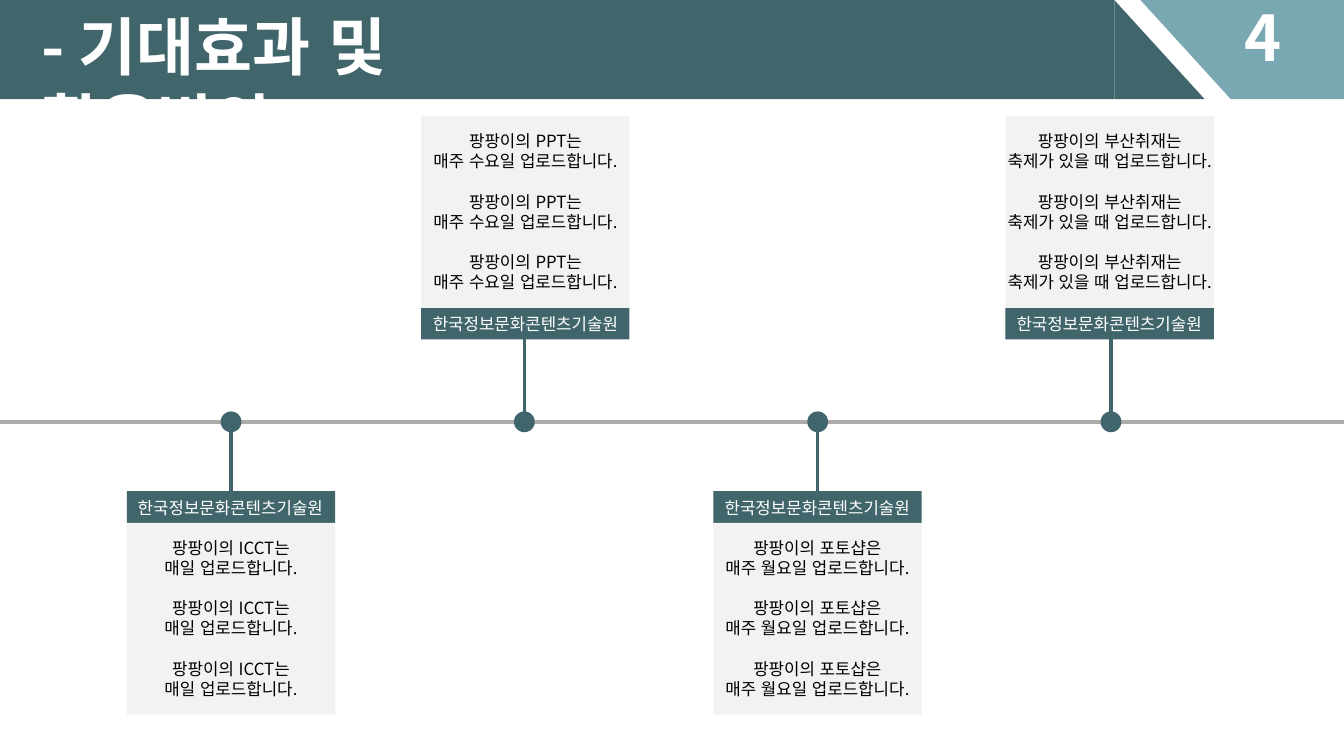
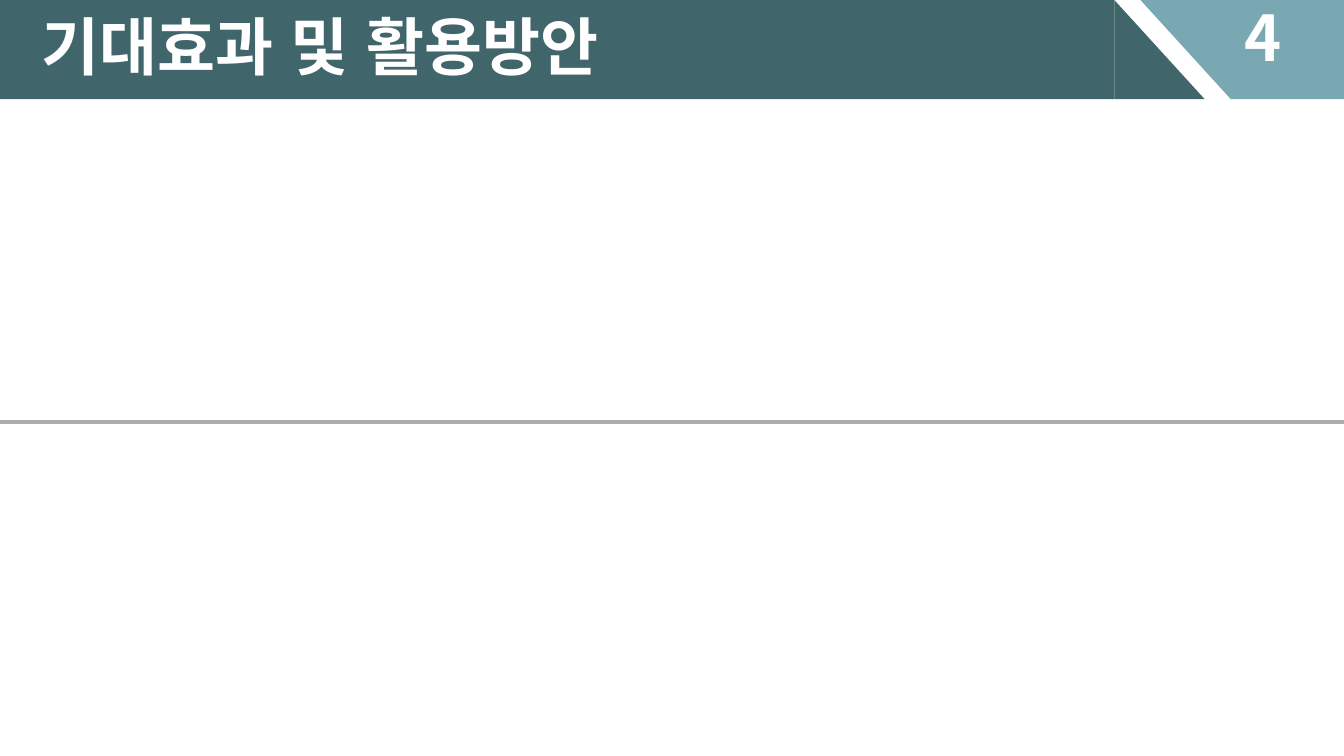
Before and after one commit to NetopiaAssistant/20191-Software-Team-02, a slide deck: slide 7 of 제안서 피피티.pptx. Drawn at 1344x756 pixels with LibreOffice and Linux fonts; fonts in the diff are those of the drawing. Boxes give left, top, right and bottom in pixels: in the first picture for what was removed or moved away, otherwise in the second. Text is boxed around its words. In the diff, an @@ line names an element or a change of style, - is before the commit and + after.

```diff
--- a/제안서 피피티.pptx
+++ b/제안서 피피티.pptx
@@ text at (x1=41, y1=16, x2=598, y2=76): text changed @@
-- 기대효과 및 활용방안
+기대효과 및 활용방안
@@ rectangle removed at (x1=421, y1=116, x2=630, y2=308) @@
@@ rectangle removed at (x1=1006, y1=116, x2=1215, y2=308) @@
@@ text removed at (x1=433, y1=133, x2=618, y2=290) @@
-팡팡이의 PPT는
-매주 수요일 업로드합니다.
-팡팡이의 PPT는
-매주 수요일 업로드합니다.
-팡팡이의 PPT는
-매주 수요일 업로드합니다.
@@ text removed at (x1=1008, y1=133, x2=1212, y2=290) @@
-팡팡이의 부산취재는
-축제가 있을 때 업로드합니다.
-팡팡이의 부산취재는
-축제가 있을 때 업로드합니다.
-팡팡이의 부산취재는
-축제가 있을 때 업로드합니다.
@@ rectangle removed at (x1=421, y1=308, x2=630, y2=339) @@
@@ text removed at (x1=433, y1=316, x2=618, y2=332) @@
-한국정보문화콘텐츠기술원
@@ rectangle removed at (x1=1006, y1=308, x2=1215, y2=339) @@
@@ text removed at (x1=1017, y1=316, x2=1202, y2=332) @@
-한국정보문화콘텐츠기술원
@@ line removed from (524, 336) to (524, 421) @@
@@ line removed from (1111, 336) to (1111, 421) @@
@@ ellipse removed at (x1=221, y1=411, x2=242, y2=433) @@
@@ ellipse removed at (x1=514, y1=411, x2=535, y2=433) @@
@@ ellipse removed at (x1=808, y1=411, x2=829, y2=433) @@
@@ ellipse removed at (x1=1101, y1=411, x2=1122, y2=433) @@
@@ line removed from (231, 421) to (231, 507) @@
@@ line removed from (818, 421) to (818, 507) @@
@@ rectangle removed at (x1=127, y1=491, x2=336, y2=522) @@
@@ text removed at (x1=138, y1=500, x2=323, y2=516) @@
-한국정보문화콘텐츠기술원
@@ rectangle removed at (x1=714, y1=491, x2=923, y2=522) @@
@@ text removed at (x1=725, y1=500, x2=910, y2=516) @@
-한국정보문화콘텐츠기술원
@@ rectangle removed at (x1=127, y1=523, x2=336, y2=715) @@
@@ rectangle removed at (x1=714, y1=523, x2=923, y2=715) @@
@@ text removed at (x1=164, y1=540, x2=297, y2=697) @@
-팡팡이의 ICCT는
-매일 업로드합니다.
-팡팡이의 ICCT는
-매일 업로드합니다.
-팡팡이의 ICCT는
-매일 업로드합니다.
@@ text removed at (x1=725, y1=540, x2=910, y2=697) @@
-팡팡이의 포토샵은
-매주 월요일 업로드합니다.
-팡팡이의 포토샵은
-매주 월요일 업로드합니다.
-팡팡이의 포토샵은
-매주 월요일 업로드합니다.
```
Also in this commit, not shown: 6 other slides changed.
